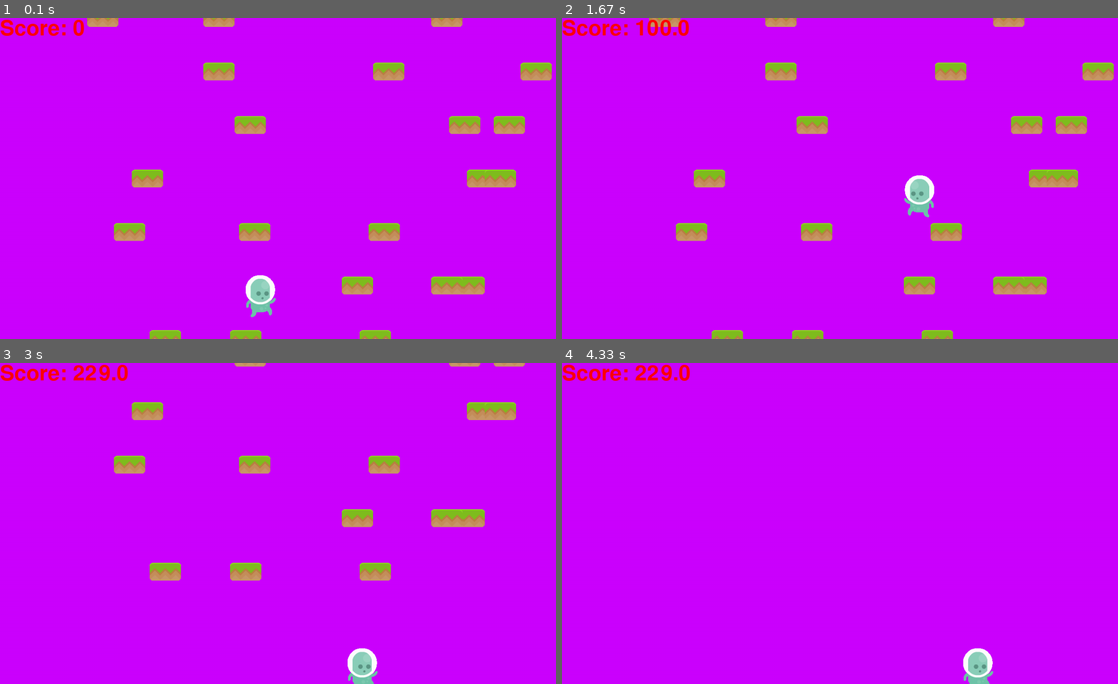
Above: before the commit, frames 1-4 (two rows, left to right).
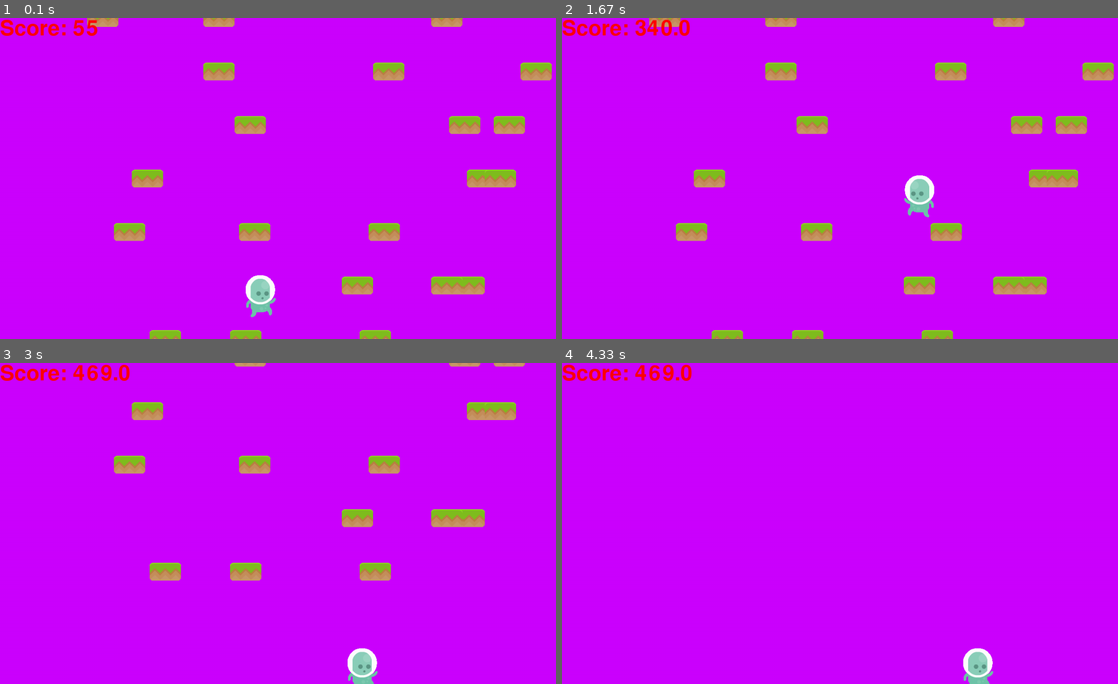
Above: after the commit, the same moments.

Repository: unclej/pygame_projects
Game: pygame game, started from Platformer/jumper.py
Two runs of this game, one before a commit and one after it. Both use one fixed random seed, a clock stepped at 60 frames per second and the inputs below.
Inputs:
- Up to frame 1 (0.1 s): no input
- Up to frame 2 (1.67 s): hold Right 0.33-0.8 s; hold Right 0.83-1.3 s; hold Left from 1.33 s (still down)
- Up to frame 3 (3 s): release Left at 1.87 s; hold Left 1.9-2.3 s; hold Right 2.33-2.97 s
- Up to frame 4 (4.33 s): hold Left 3-3.47 s; hold Right 3.5-3.97 s; hold Right from 4 s (still down)

The runs differ from the first frame. In frame 1, 0.1% of the frame differs, in the area x 13-18%, y 0-6%; in frame 2, 0.2%; in frame 3, 0.3%, in the area x 13-24%, y 0-6%; in frame 4, 0.3%.

Commit message:
Renamed platform file and class to avoid issues on Mac, general fixes in player class.

Diff:
--- a/Platformer/jumper.py
+++ b/Platformer/jumper.py
@@ -3,7 +3,7 @@
 from pygame.locals import *
 from Platformer.sprite_loader import *
 from Platformer.player import Player
-from Platformer.platform import Platform
+from Platformer.platforms import Platforms
 
 pygame.init()
 screen_info = pygame.display.Info()
@@ -32,7 +32,7 @@
     # create platforms
     for i in range(height // 100):
         for j in range(width // 420):
-            plat = Platform(random.randint(5, (width-50)//10)*10, 0+120*i, 'images/grassHalf.png', 70, 40)
+            plat = Platforms(random.randint(5, (width-50)//10)*10, 0+120*i, 'images/grassHalf.png', 70, 40)
             platforms.add(plat)
     player = Player(platforms.sprites()[-1].rect.right-35, platforms.sprites()[-1].rect.top-35,p1_actions)
     sprite_list.add(player)
--- a/Platformer/platform.py
+++ b/Platformer/platforms.py
@@ -1,7 +1,7 @@
 import pygame, random
 
 
-class Platform(pygame.sprite.Sprite):
+class Platforms(pygame.sprite.Sprite):
 
     def __init__(self, x, y, img_path, width=70, height=70):
         super().__init__()
--- a/Platformer/player.py
+++ b/Platformer/player.py
@@ -13,7 +13,7 @@
         self.dy = 0
         self.facing = "R"
         self.jump_speed = -14
-        self.world_y = 480-y
+        self.world_y = pygame.display.Info().current_h-y
         self.progress = 0
 
     def update(self, platforms):
